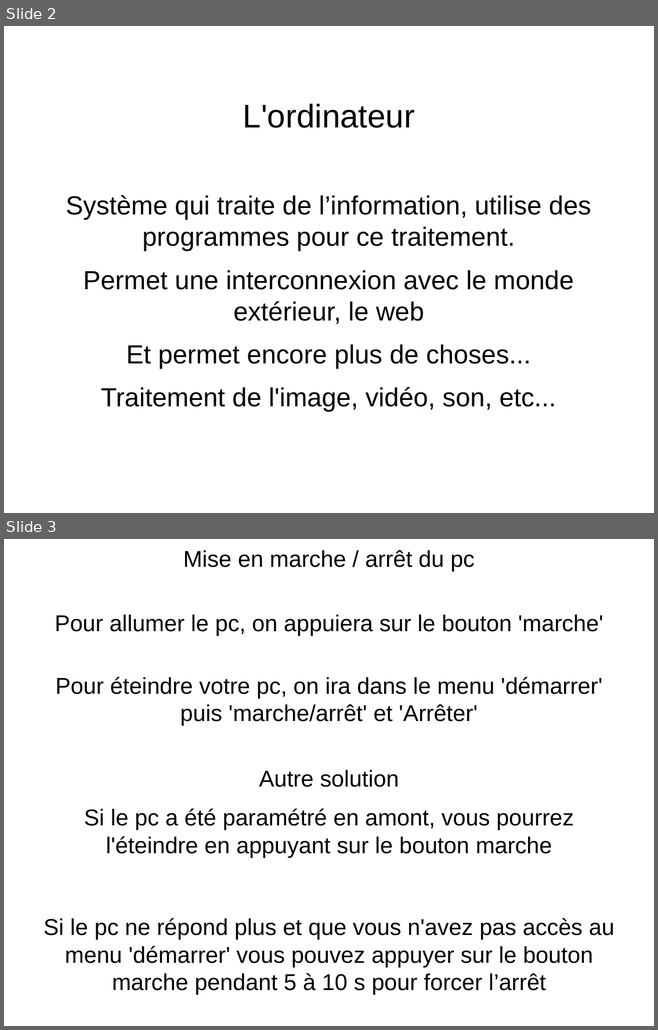
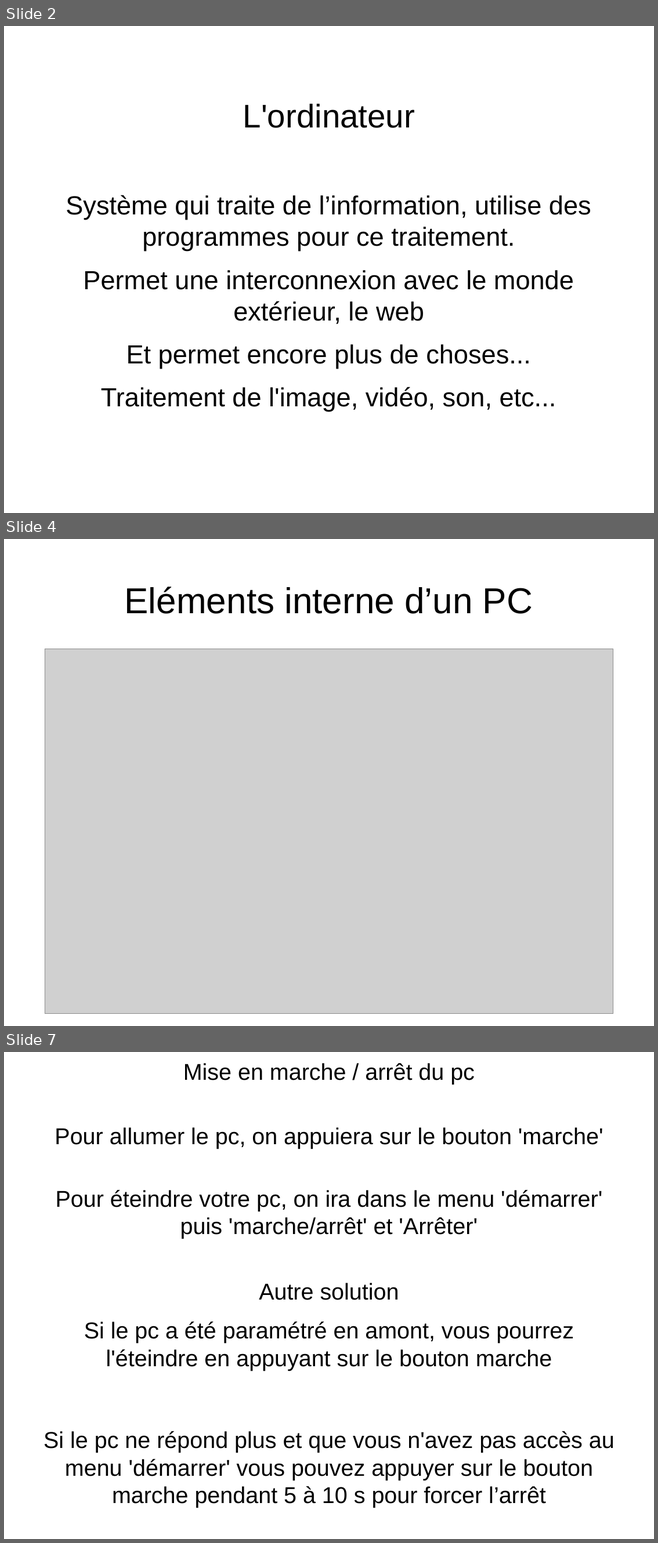
Before and after one commit to rolland-dev/cours-infos, a slide deck: info-de-base.odp. Shown one above the other, each under a label of ours: slides 2 and 3 before the commit, slides 2, 4 and 7 after it; the slides between them are not shown. The pictures are 658x1030 and 658x1543 pixels, drawn with LibreOffice and Linux fonts; fonts in the diff are those of the drawing; grey boxes stand for pictures. Boxes give left, top, right and bottom in pixels: in the first picture for what was removed or moved away, otherwise in the second. Text is boxed around its words. In the diff, an @@ line names an element or a change of style, - is before the commit and + after.

```diff
--- a/info-de-base.odp
+++ b/info-de-base.odp
@@ slide 4 added at (4, 539, 654, 1026), background #FFFFFF @@
@@ title added at (125, 587, 532, 614), 44 pt, text #000000 @@
+Eléments interne d’un PC
@@ picture added at (45, 649, 613, 1013) @@
@@ what was slide 3 is now slide 7 @@
```
Also in this commit, not shown: 5 other slides added.
